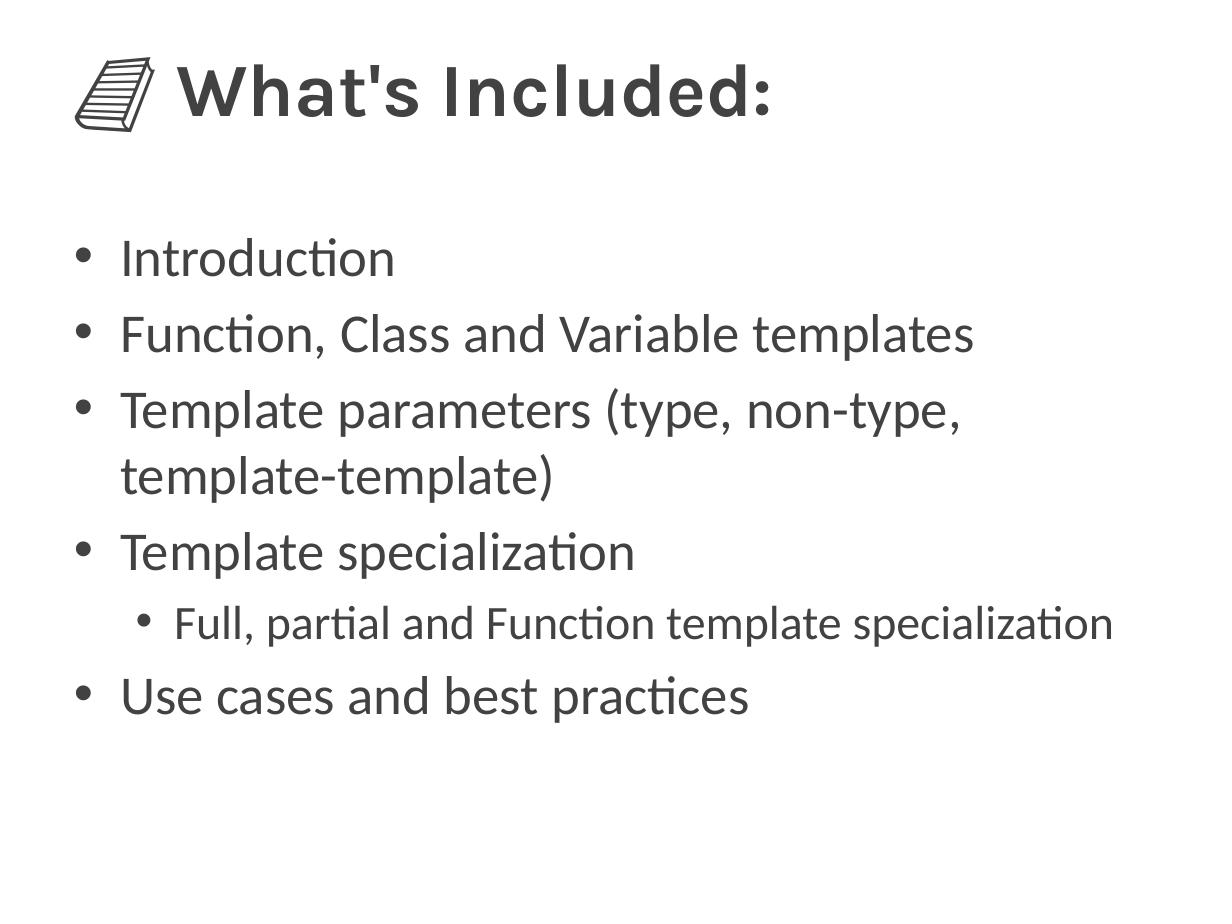
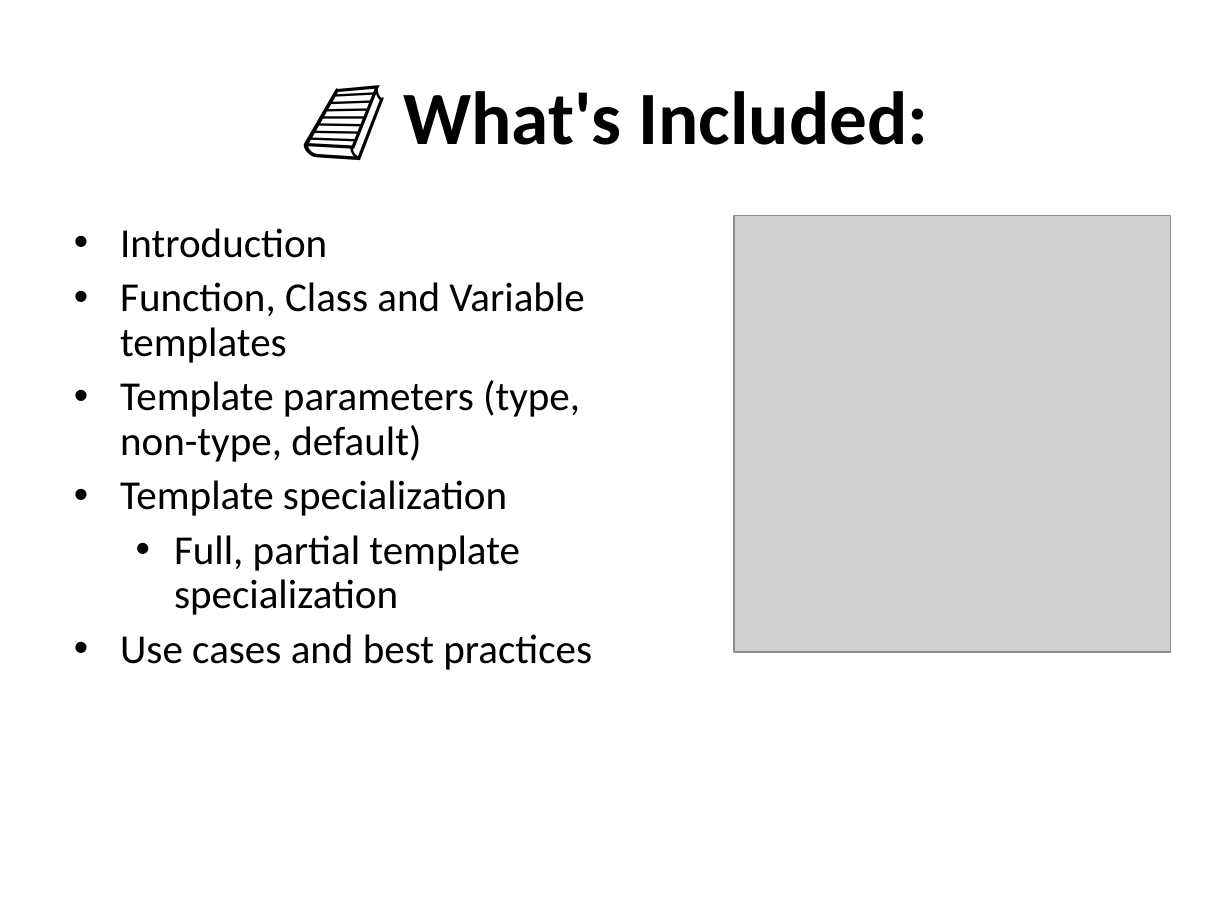
Before and after one commit to Ramjilal4You/CPP_Advanced, a slide deck: slide 2 of Templates/cpp_templates_with_diagrams.pptx. Drawn at 1232x924 pixels with LibreOffice and Linux fonts; fonts in the diff are those of the drawing; grey boxes stand for pictures; background and template pictures are left out. Boxes give left, top, right and bottom in pixels: in the first picture for what was removed or moved away, otherwise in the second. Text is boxed around its words. In the diff, an @@ line names an element or a change of style, - is before the commit and + after.

```diff
--- a/Templates/cpp_templates_with_diagrams.pptx
+++ b/Templates/cpp_templates_with_diagrams.pptx
@@ title "📘 What's Included:" at (403,91,929,145): font Karla to Calibri, text colour #424242 to #000000; alignment left to centre; line spacing 21pt to 1 @@
@@ text at (120,228,592,670): size 32 to 24 pt, text colour #424242 to #000000 in "Introduction", "Function, Class and Variable templates", "Template specialization", "Use cases and best practices"; line spacing 1 to 0.9 @@
@@ picture added at (734,216,1170,652) @@
@@ text at (120,380,580,462): text changed; size 32 to 24 pt; text colour #424242 to #000000 @@
-• Template parameters (type, non-type, template-template)
+• Template parameters (type, non-type, default)
@@ text at (174,535,520,615): text changed; size 28 to 24 pt; text colour #424242 to #000000 @@
-  • Full, partial and Function template specialization
+  • Full, partial template specialization
```
Also in this commit, not shown: 13 other slides changed, 2 slides removed, 40 other files.
